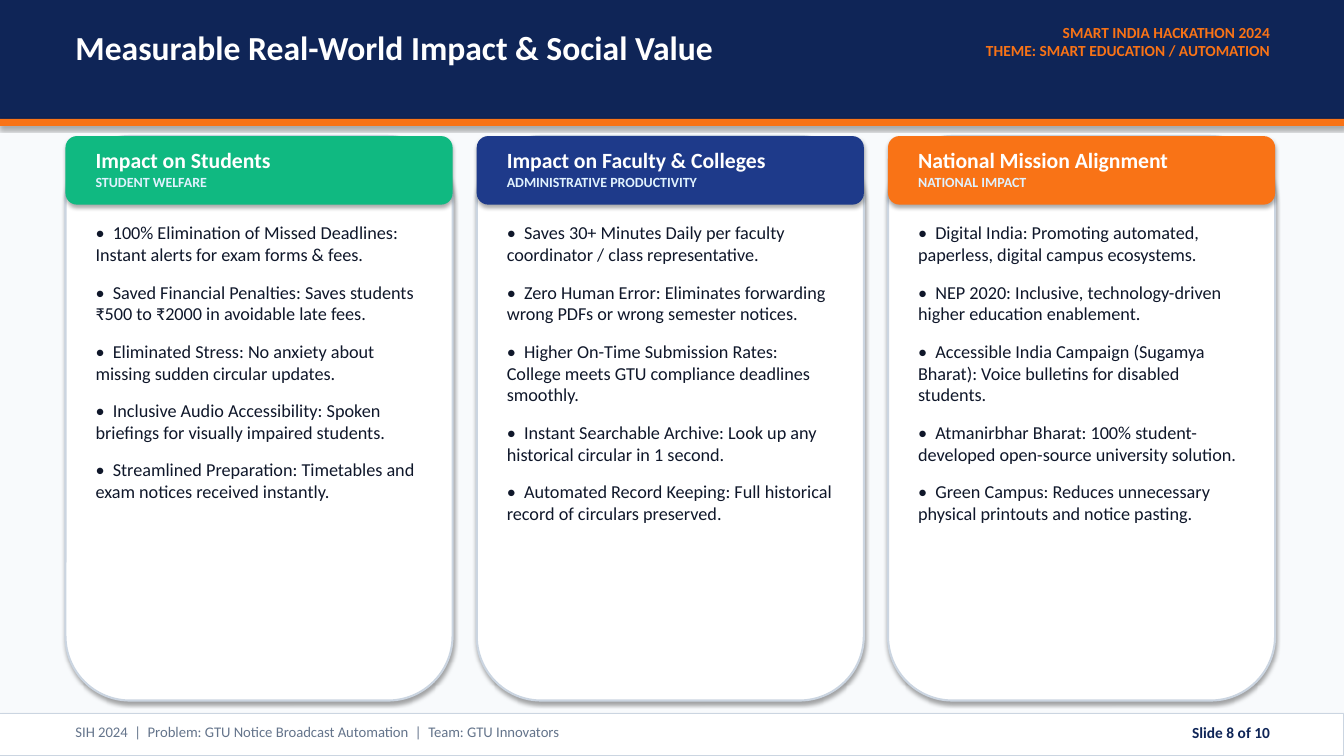
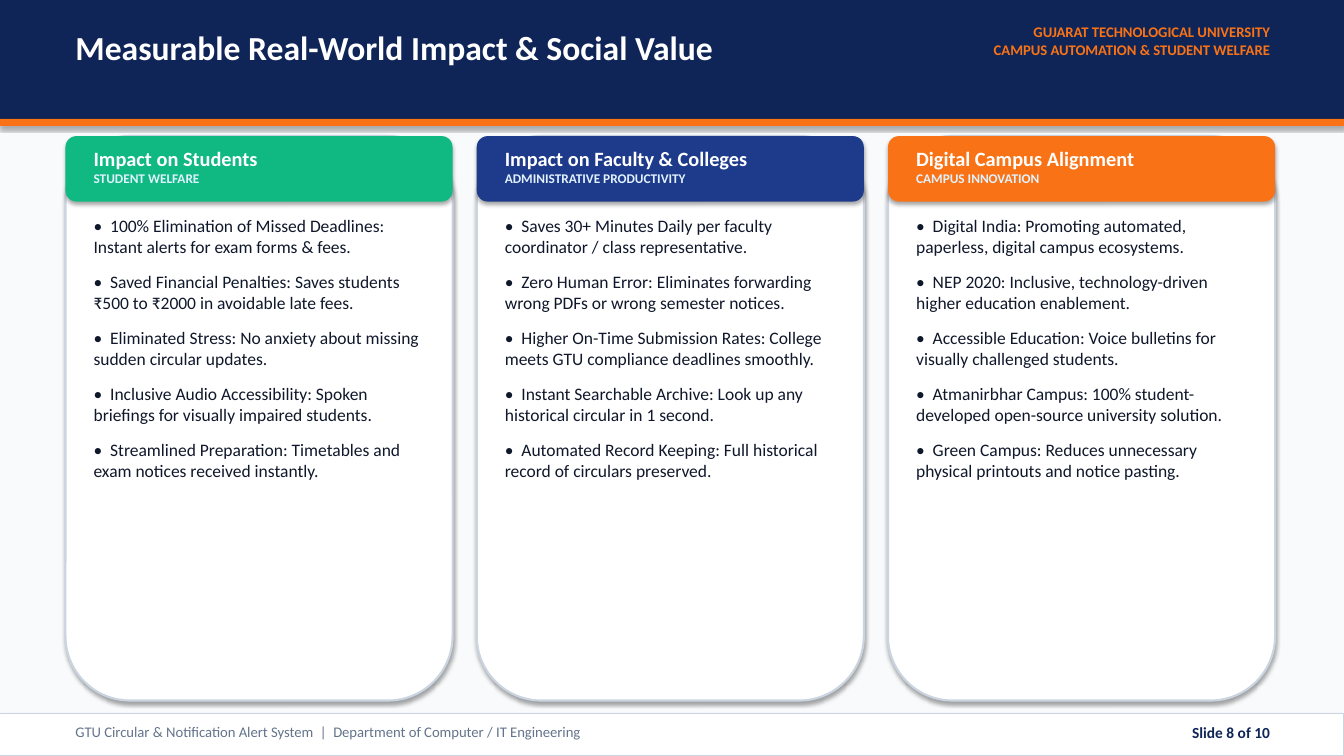
Before and after one commit to SMuhammad24/GTUAlertsystem, a slide deck: slide 8 of SIH2024_GTU_Alert_System_Presentation.pptx. Drawn at 1344x756 pixels with LibreOffice and Linux fonts; fonts in the diff are those of the drawing. Boxes give left, top, right and bottom in pixels: in the first picture for what was removed or moved away, otherwise in the second. Text is boxed around its words. In the diff, an @@ line names an element or a change of style, - is before the commit and + after.

```diff
--- a/SIH2024_GTU_Alert_System_Presentation.pptx
+++ b/SIH2024_GTU_Alert_System_Presentation.pptx
@@ text at [994, 27, 1270, 55]: text changed; size 11 to 10.5 pt @@
-SMART INDIA HACKATHON 2024
-THEME: SMART EDUCATION / AUTOMATION
+GUJARAT TECHNOLOGICAL UNIVERSITY
+CAMPUS AUTOMATION & STUDENT WELFARE
@@ text "Impact on Students" at [94, 151, 258, 183]: size 15.5 to 14.5 pt in "Impact on Students"; size 10 to 9.5 pt in "STUDENT WELFARE" @@
@@ text "Impact on Faculty & Colleges" at [505, 151, 748, 183]: size 15.5 to 14.5 pt in "Impact on Faculty & Colleges"; size 10 to 9.5 pt in "ADMINISTRATIVE PRODUCTIVITY" @@
@@ text at [916, 151, 1134, 183]: text changed; size 15.5 to 14.5 pt @@
-National Mission Alignment
-NATIONAL IMPACT
+Digital Campus Alignment
+CAMPUS INNOVATION
@@ text "• 100% Elimination of Missed ..." at [94, 220, 419, 480]: size 13 to 12.5 pt; less space between paragraphs @@
@@ text "• Saves 30+ Minutes Daily ..." at [505, 220, 821, 480]: size 13 to 12.5 pt; less space between paragraphs @@
@@ text at [916, 220, 1207, 480]: size 13 to 12.5 pt in "• Digital India: Promoting automated, paperless, digital ...", "• NEP 2020: Inclusive, technology-driven higher education ...", "• Green Campus: Reduces unnecessary physical printouts ..."; less space between paragraphs @@
@@ text at [916, 332, 1222, 424]: text changed; size 13 to 12.5 pt @@
-• Accessible India Campaign (Sugamya Bharat): Voice bulletins for disabled students.
-• Atmanirbhar Bharat: 100% student-developed open-source university solution.
+• Accessible Education: Voice bulletins for visually challenged students.
+• Atmanirbhar Campus: 100% student-developed open-source university solution.
@@ text at [75, 727, 580, 740]: text changed @@
-SIH 2024 | Problem: GTU Notice Broadcast Automation | Team: GTU Innovators
+GTU Circular & Notification Alert System | Department of Computer / IT Engineering
```
Also in this commit, not shown: 9 other slides changed, 1 other file.
